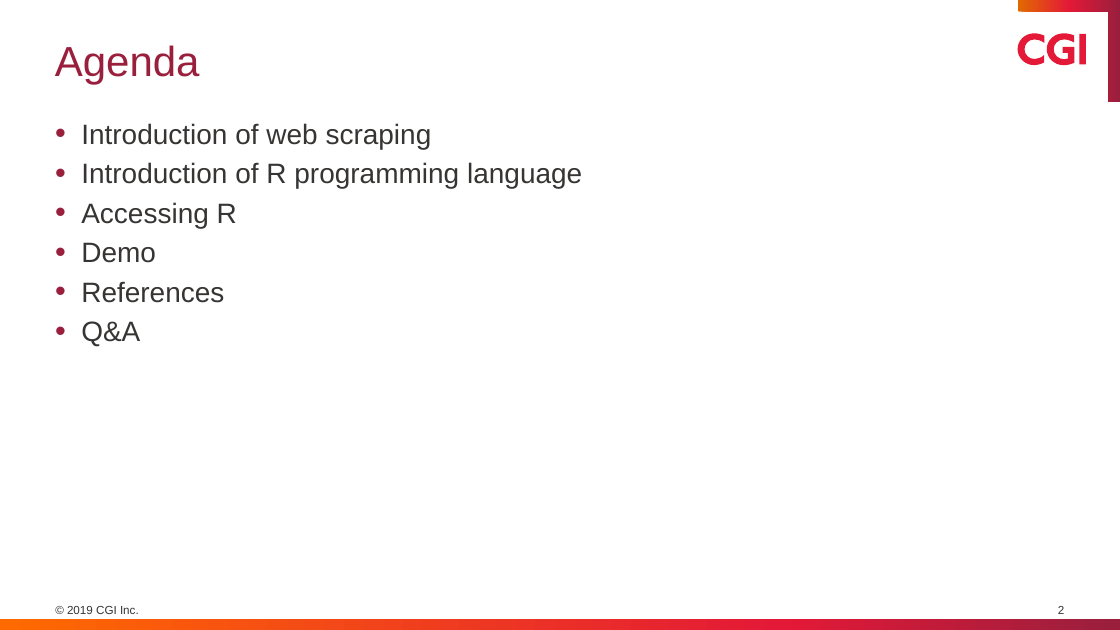
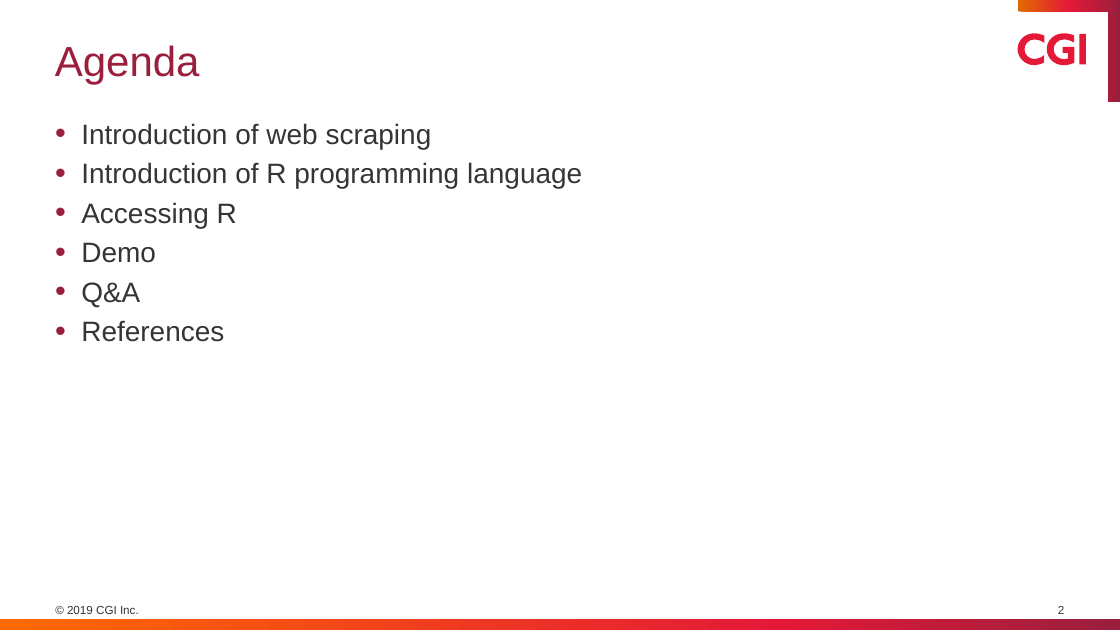
Before and after one commit to demousercgihalifax/R_demo, a slide deck: slide 2 of ppt/Web Scraping using R.pptx. Drawn at 1120x630 pixels with LibreOffice and Linux fonts; fonts in the diff are those of the drawing; background and template pictures are left out. Boxes give left, top, right and bottom in pixels: in the first picture for what was removed or moved away, otherwise in the second. Text is boxed around its words. In the diff, an @@ line names an element or a change of style, - is before the commit and + after.

Commit message:
Updated the reference slide

```diff
--- a/ppt/Web Scraping using R.pptx
+++ b/ppt/Web Scraping using R.pptx
@@ text at bbox=[81, 282, 140, 307]: paragraph added @@
+• Q&A
@@ text at bbox=[81, 321, 140, 346]: paragraph removed @@
-• Q&A
```
